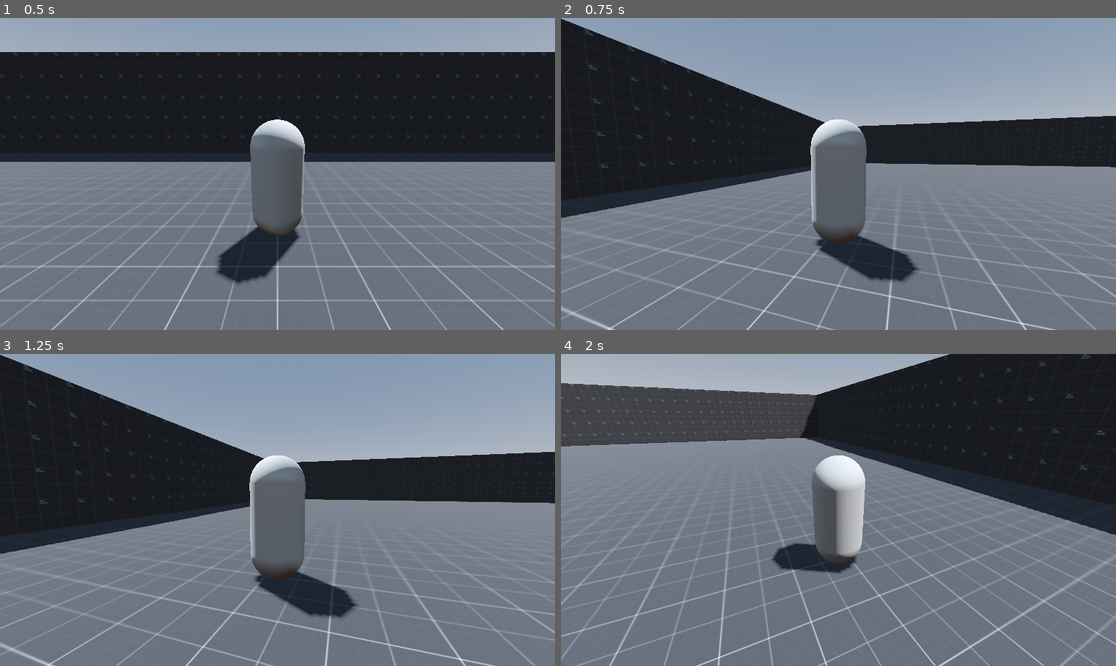
Above: before the commit, frames 1-4 (two rows, left to right).
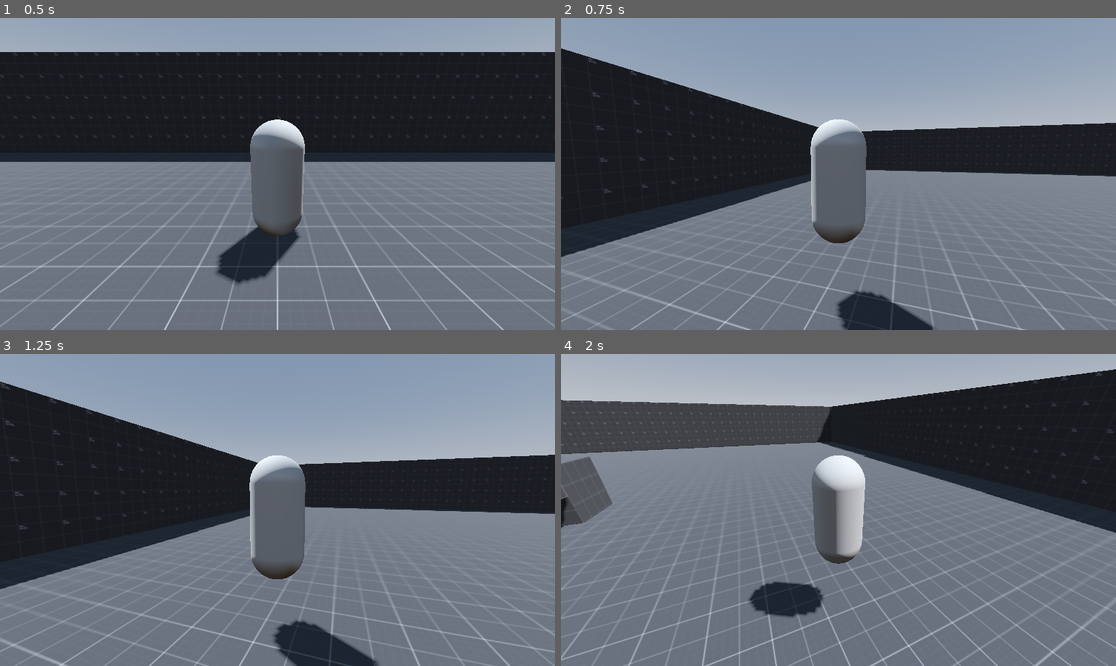
Above: after the commit, the same moments.

Repository: Zokerus/Tamera-Prototype
Game: Godot game, scene res://main.tscn
Two runs of this game, one before a commit and one after it. Both use one fixed random seed, a clock stepped at 60 frames per second and the inputs below.
Inputs (mouse positions are in pixels of both pictures, inside the frame that each line leads up to):
- Up to frame 1 (0.5 s): no input
- Up to frame 2 (0.75 s): tap Enter (ui_accept) at 0.5, 0.6 s; move the mouse to (960, 158) at 0.52 s; hold D (Right, bound only after the commit) from 0.53 s (still down)
- Up to frame 3 (1.25 s): keep holding D (Right, bound only after the commit); tap Enter (ui_accept) at 0.77, 1.07 s
- Up to frame 4 (2 s): move the mouse to (727, 525) at 1.27 s; release D (Right, bound only after the commit) at 1.28 s; hold S (Backward, bound only after the commit) from 1.28 s (still down); tap Enter (ui_accept) at 1.35, 1.52, 1.82 s

Frame 1 is identical in both runs. In frame 2, 14% of the frame differs, in the area x 0-100%, y 0-100%; in frame 3, 14%; in frame 4, 16%.

Commit message:
create basic character movement

Diff:
--- /dev/null
+++ b/Character/Player/player.gd
@@ -0,0 +1,30 @@
+extends CharacterBody3D
+class_name PlayerCharacter
+
+@export var mainCamera: CameraController
+
+const SPEED = 5.0
+const JUMP_VELOCITY = 4.5
+const CHARACTER_ROTATION_RATE = 4*PI;
+
+func _physics_process(delta: float) -> void:
+	# Add the gravity.
+	if not is_on_floor():
+		velocity += get_gravity() * delta
+
+	# Handle jump.
+	if Input.is_action_just_pressed("ui_accept") and is_on_floor():
+		velocity.y = JUMP_VELOCITY
+
+	# Get the input direction and handle the movement/deceleration.
+	# As good practice, you should replace UI actions with custom gameplay actions.
+	var input_dir := Input.get_vector("Left", "Right", "Forward", "Backward")
+	var direction := (transform.basis * Vector3(input_dir.x, 0, input_dir.y)).normalized()
+	if direction:
+		velocity.x = direction.x * SPEED
+		velocity.z = direction.z * SPEED
+	else:
+		velocity.x = move_toward(velocity.x, 0, SPEED)
+		velocity.z = move_toward(velocity.z, 0, SPEED)
+
+	move_and_slide()
--- a/Character/Player/player.tscn
+++ b/Character/Player/player.tscn
@@ -1,4 +1,6 @@
-[gd_scene load_steps=3 format=3 uid="uid://cilxb6fmta7wx"]
+[gd_scene load_steps=4 format=3 uid="uid://cilxb6fmta7wx"]
+
+[ext_resource type="Script" path="res://Character/Player/player.gd" id="1_muiia"]
 
 [sub_resource type="CapsuleMesh" id="CapsuleMesh_5tr5d"]
 radius = 0.4
@@ -11,6 +13,7 @@
 [node name="Player" type="CharacterBody3D"]
 collision_layer = 4
 collision_mask = 11
+script = ExtResource("1_muiia")
 
 [node name="MeshInstance3D" type="MeshInstance3D" parent="."]
 transform = Transform3D(1, 0, 0, 0, 1, 0, 0, 0, 1, 0, 0.9, 0)
--- a/project.godot
+++ b/project.godot
@@ -24,6 +24,33 @@
 "res://World/": "purple"
 }
 
+[input]
+
+Forward={
+"deadzone": 0.5,
+"events": [Object(InputEventKey,"resource_local_to_scene":false,"resource_name":"","device":-1,"window_id":0,"alt_pressed":false,"shift_pressed":false,"ctrl_pressed":false,"meta_pressed":false,"pressed":false,"keycode":0,"physical_keycode":87,"key_label":0,"unicode":119,"location":0,"echo":false,"script":null)
+, Object(InputEventKey,"resource_local_to_scene":false,"resource_name":"","device":-1,"window_id":0,"alt_pressed":false,"shift_pressed":false,"ctrl_pressed":false,"meta_pressed":false,"pressed":false,"keycode":0,"physical_keycode":4194320,"key_label":0,"unicode":0,"location":0,"echo":false,"script":null)
+]
+}
+Backward={
+"deadzone": 0.5,
+"events": [Object(InputEventKey,"resource_local_to_scene":false,"resource_name":"","device":-1,"window_id":0,"alt_pressed":false,"shift_pressed":false,"ctrl_pressed":false,"meta_pressed":false,"pressed":false,"keycode":0,"physical_keycode":83,"key_label":0,"unicode":115,"location":0,"echo":false,"script":null)
+, Object(InputEventKey,"resource_local_to_scene":false,"resource_name":"","device":-1,"window_id":0,"alt_pressed":false,"shift_pressed":false,"ctrl_pressed":false,"meta_pressed":false,"pressed":false,"keycode":0,"physical_keycode":4194322,"key_label":0,"unicode":0,"location":0,"echo":false,"script":null)
+]
+}
+Left={
+"deadzone": 0.5,
+"events": [Object(InputEventKey,"resource_local_to_scene":false,"resource_name":"","device":-1,"window_id":0,"alt_pressed":false,"shift_pressed":false,"ctrl_pressed":false,"meta_pressed":false,"pressed":false,"keycode":0,"physical_keycode":65,"key_label":0,"unicode":97,"location":0,"echo":false,"script":null)
+, Object(InputEventKey,"resource_local_to_scene":false,"resource_name":"","device":-1,"window_id":0,"alt_pressed":false,"shift_pressed":false,"ctrl_pressed":false,"meta_pressed":false,"pressed":false,"keycode":0,"physical_keycode":4194319,"key_label":0,"unicode":0,"location":0,"echo":false,"script":null)
+]
+}
+Right={
+"deadzone": 0.5,
+"events": [Object(InputEventKey,"resource_local_to_scene":false,"resource_name":"","device":-1,"window_id":0,"alt_pressed":false,"shift_pressed":false,"ctrl_pressed":false,"meta_pressed":false,"pressed":false,"keycode":0,"physical_keycode":68,"key_label":0,"unicode":100,"location":0,"echo":false,"script":null)
+, Object(InputEventKey,"resource_local_to_scene":false,"resource_name":"","device":-1,"window_id":0,"alt_pressed":false,"shift_pressed":false,"ctrl_pressed":false,"meta_pressed":false,"pressed":false,"keycode":0,"physical_keycode":4194321,"key_label":0,"unicode":0,"location":0,"echo":false,"script":null)
+]
+}
+
 [layer_names]
 
 3d_physics/layer_1="Terrain"
